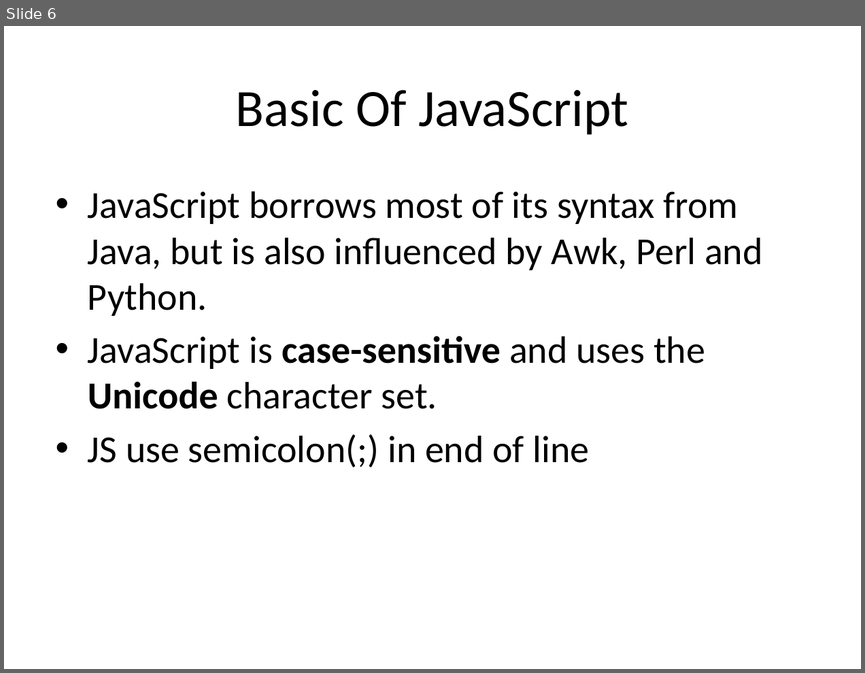
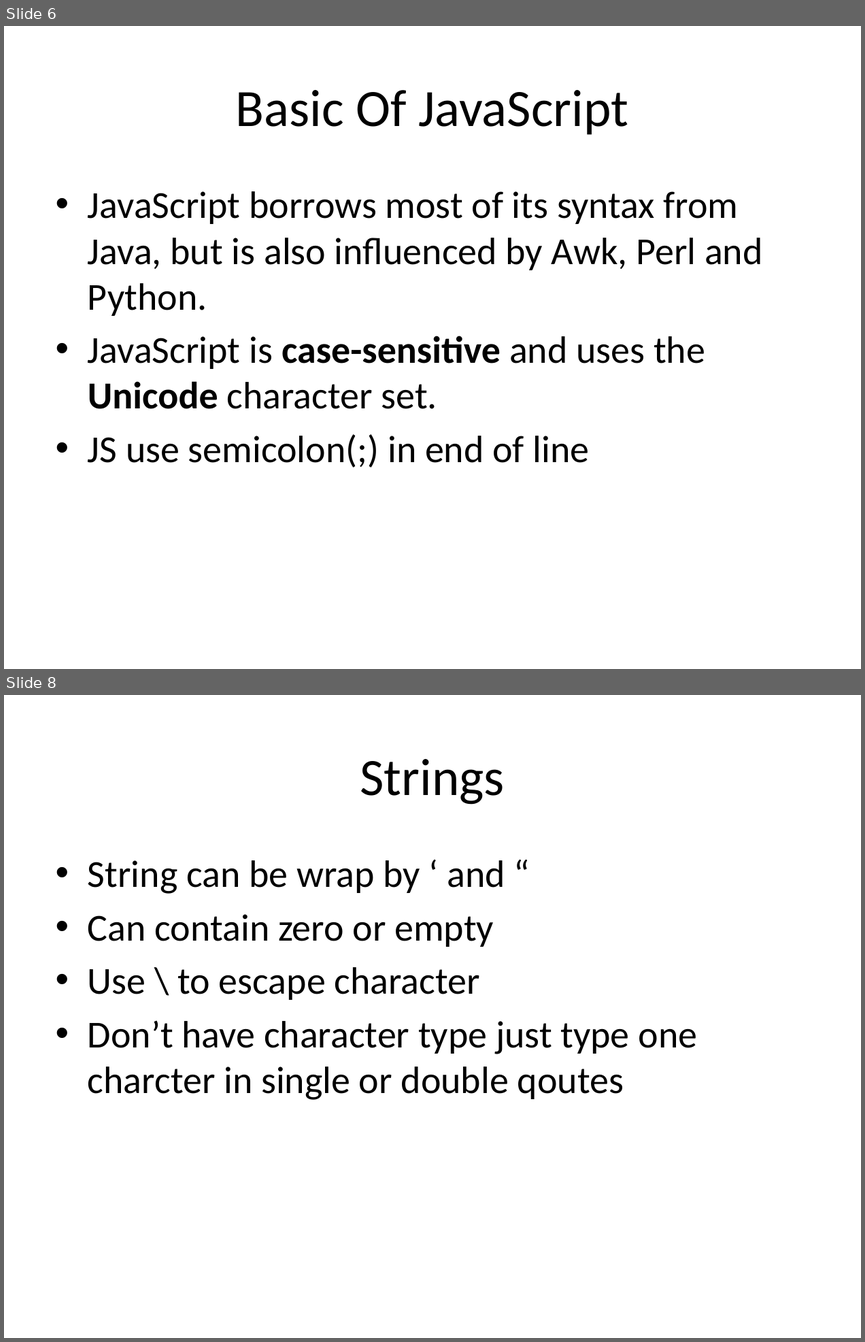
Before and after one commit to kuliketik/nullJSLearn, a slide deck: Introduction JavaScript.pptx. Shown one above the other, each under a label of ours: slide 6 before the commit, slides 6 and 8 after it; the slides between them are not shown. The pictures are 865x673 and 865x1342 pixels, drawn with LibreOffice and Linux fonts; fonts in the diff are those of the drawing. Boxes give left, top, right and bottom in pixels: in the first picture for what was removed or moved away, otherwise in the second. Text is boxed around its words. In the diff, an @@ line names an element or a change of style, - is before the commit and + after.

```diff
--- a/Introduction JavaScript.pptx
+++ b/Introduction JavaScript.pptx
@@ slide 8 added at (4, 695, 861, 1338), background #FFFFFF @@
@@ title added at (360, 759, 504, 804), 44 pt, text #000000 @@
+Strings
@@ text added at (88, 860, 697, 1100), 32 pt, text #000000 @@
+• String can be wrap by ‘ and “
+• Can contain zero or empty
+• Use \ to escape character
+• Don’t have character type just type one charcter in single or double qoutes
```
Also in this commit, not shown: 9 other slides added.
